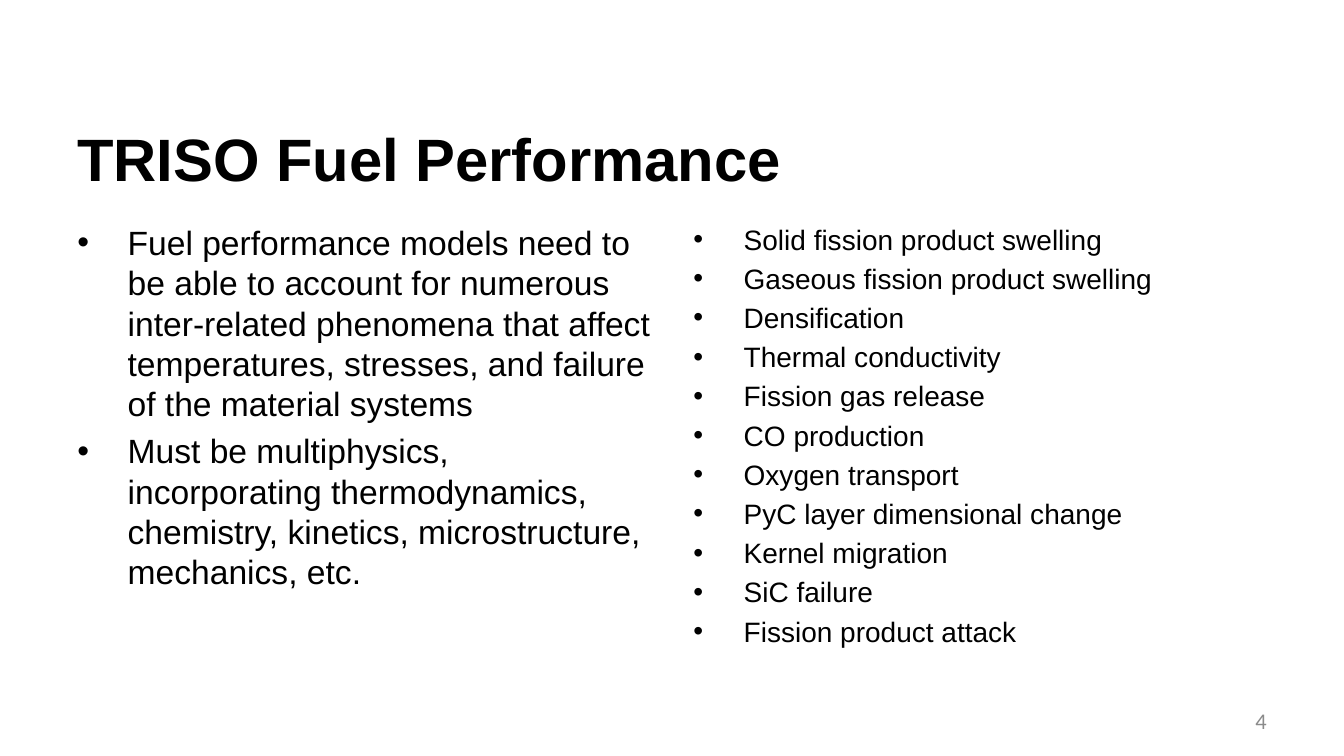
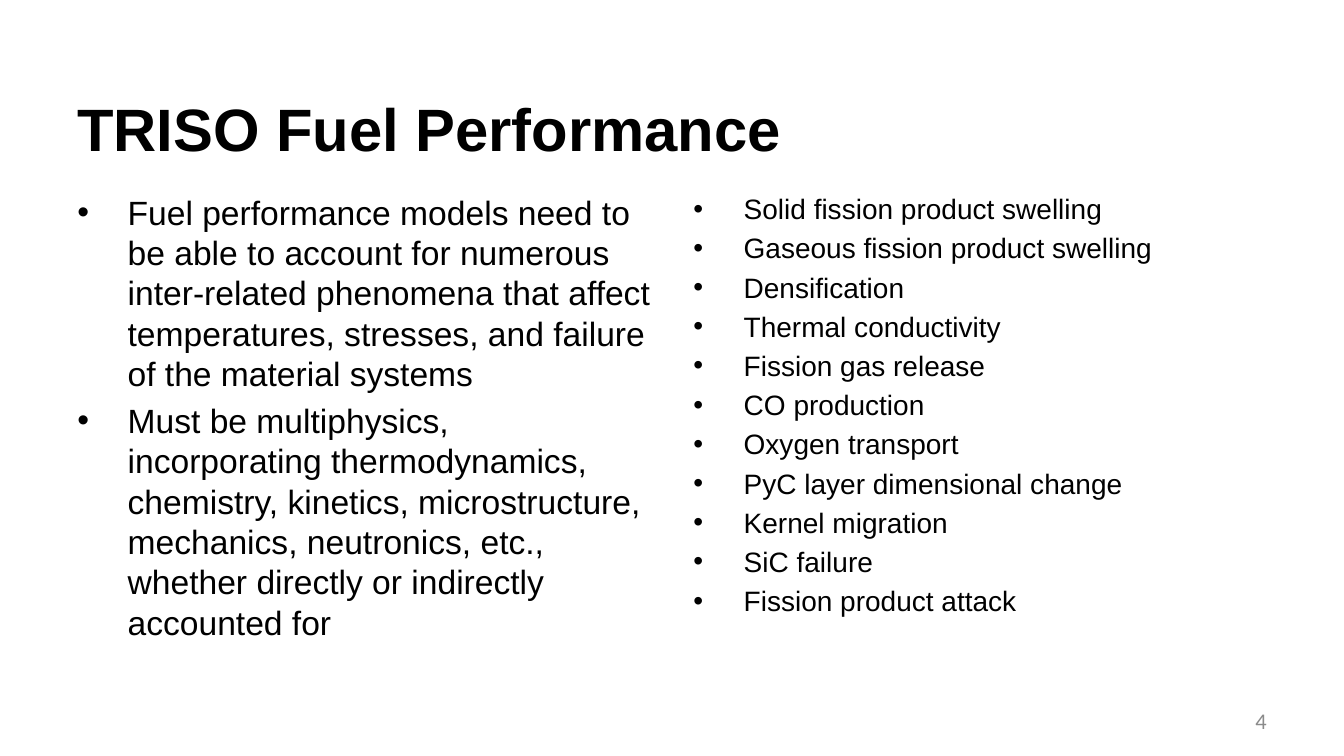
Before and after one commit to benbeeler/TEACHING, a slide deck: slide 4 of Advanced Reactor Materials/Fall2026/Lec6_TRISO.pptx. Drawn at 1344x756 pixels with LibreOffice and Linux fonts; fonts in the diff are those of the drawing; background and template pictures are left out. Boxes give left, top, right and bottom in pixels: in the first picture for what was removed or moved away, otherwise in the second. Text is boxed around its words. In the diff, an @@ line names an element or a change of style, - is before the commit and + after.

```diff
--- a/Advanced Reactor Materials/Fall2026/Lec6_TRISO.pptx
+++ b/Advanced Reactor Materials/Fall2026/Lec6_TRISO.pptx
@@ title "TRISO Fuel Performance": place and size @@
-title "TRISO Fuel Performance" at <box>77,137,781,182</box>
+title "TRISO Fuel Performance" at <box>77,107,781,152</box>
@@ text "Fuel performance models need to ...": place and size @@
-text "Fuel performance models need to ..." at <box>128,230,650,589</box>
+text "Fuel performance models need to ..." at <box>128,200,650,636</box>
@@ text "Solid fission product swelling": place and size @@
-text "Solid fission product swelling" at <box>744,229,1152,647</box>
+text "Solid fission product swelling" at <box>744,198,1152,616</box>
@@ text at <box>128,408,640,636</box>: text changed @@
-• Must be multiphysics, incorporating thermodynamics, chemistry, kinetics, microstructure, mechanics, etc.
+• Must be multiphysics, incorporating thermodynamics, chemistry, kinetics, microstructure, mechanics, neutronics, etc., whether directly or indirectly accounted for
```
Also in this commit, not shown: 15 other slides changed, 5 slides added, 13 slides removed, 4 other files.
